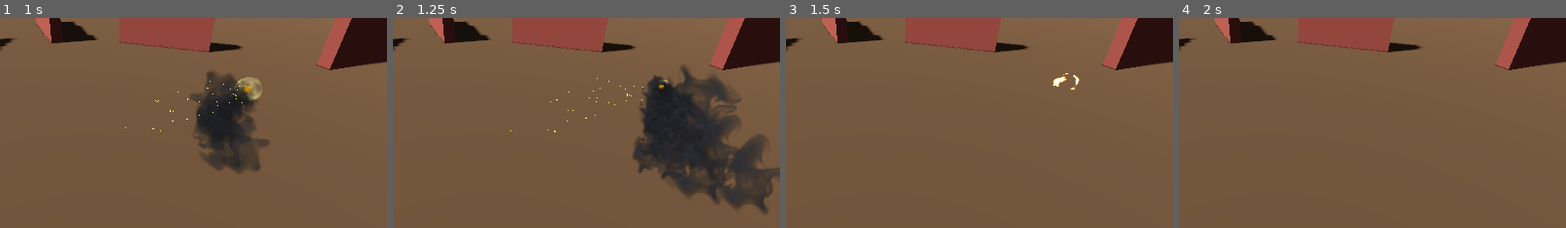
Above: before the commit, frames 1-4 (left to right).
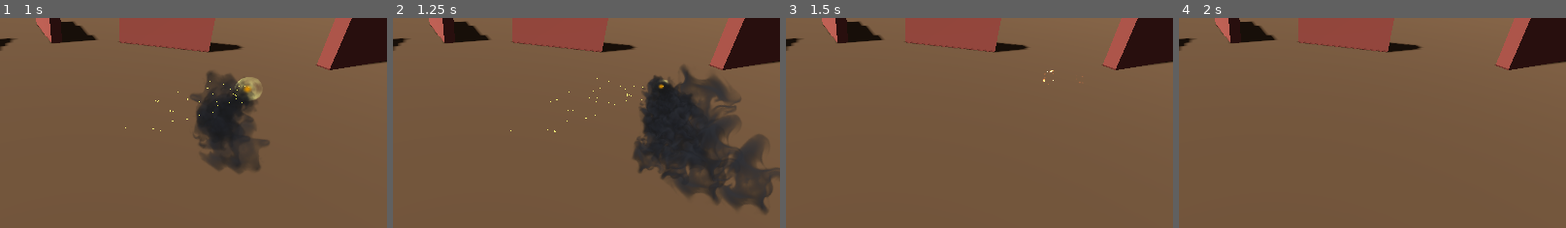
Above: after the commit, the same moments.

Repository: luketchang/elemental
Game: Godot game, scene res://scenes/stone_levitate_vfx.tscn
Two runs of this game, one before a commit and one after it. Both use one fixed random seed, a clock stepped at 60 frames per second and the inputs below.
Inputs (mouse positions are % of the whole screen's width and height, from its top left):
- Up to frame 1 (1 s): tap Enter (ui_accept) at 0.5, 0.77 s; move the mouse to (72, 43) at 0.52 s; hold Up from 0.53 s (still down); tap Tab at 0.6 s; click (72, 43) at 0.67 s
- Up to frame 2 (1.25 s): keep holding Up
- Up to frame 3 (1.5 s): move the mouse to (30, 53) at 1.27 s; release Up at 1.28 s; hold Down from 1.28 s (still down); tap Tab at 1.35 s
- Up to frame 4 (2 s): keep holding Down; tap Enter (ui_accept) at 1.52 s
The pictures show only the part of the screen within x 37-87%, y 27-77%; the shares and areas given below are measured in that part.

Frames 1-2 are identical in both runs. In frame 3, 0.2% of the frame differs, in the area x 66-77%, y 24-35%; in frame 4, nothing differs.

Commit message:
tweaks + cleanup

Diff:
--- a/fire_ring.gdshader
+++ /dev/null
@@ -1,80 +0,0 @@
-shader_type spatial;
-render_mode unshaded, cull_disabled, depth_draw_never;
-
-uniform sampler2D fire_tex : source_color, repeat_enable, filter_linear;
-
-uniform float intensity : hint_range(0.0, 10.0) = 5.0;
-uniform float t : hint_range(0.0, 1.0) = 0.0; // 0->1 over lifetime
-
-// Expansion
-uniform float r_start : hint_range(0.0, 0.3) = 0.05;
-uniform float r_end : hint_range(0.5, 2.0) = 1.2;
-
-// Texture
-uniform float tex_scale : hint_range(0.5, 4.0) = 1.2;
-uniform float rotation_speed : hint_range(0.0, 3.0) = 0.5;
-
-// Breakup
-uniform float breakup_strength : hint_range(0.0, 1.0) = 0.6;
-
-// Color
-uniform vec3 fire_color : source_color = vec3(1.0, 0.25, 0.0);
-uniform vec3 hot_color : source_color = vec3(1.0, 0.95, 0.4);
-
-void fragment() {
-    vec2 p = UV * 2.0 - 1.0;
-    float r = length(p);
-    vec2 dir = normalize(p + 0.0001); // direction from center
-
-    // Current expansion radius
-    float expand_radius = mix(r_start, r_end, t);
-
-    // Rotate texture slowly
-    float angle = TIME * rotation_speed;
-    vec2 rotated = vec2(
-        p.x * cos(angle) - p.y * sin(angle),
-        p.x * sin(angle) + p.y * cos(angle)
-    );
-
-    // Sample texture - pushed outward over time to simulate pieces drifting
-    float outward_push = t * 0.3;
-    vec2 tex_uv = (rotated - dir * outward_push) * tex_scale + 0.5;
-    float fire = texture(fire_tex, tex_uv).r;
-
-    // === SHAPE: Disc that becomes a ring ===
-    // At t=0: solid disc (center_fade = 0)
-    // At t=1: hollow ring (center_fade creates hole)
-    float center_hole_size = t * expand_radius * 0.7; // hole grows with time
-    float inner_edge = smoothstep(center_hole_size - 0.1, center_hole_size + 0.1, r);
-    float outer_edge = 1.0 - smoothstep(expand_radius - 0.08, expand_radius + 0.15, r);
-    float shape = inner_edge * outer_edge;
-
-    // === BREAKUP: Fire chunks that separate ===
-    // Use texture to create distinct chunks
-    // Higher contrast = more distinct pieces
-    float chunk_threshold = t * breakup_strength;
-    float chunks = smoothstep(chunk_threshold - 0.15, chunk_threshold + 0.05, fire);
-
-    // Edges break up more than inner parts
-    float edge_breakup = smoothstep(0.3, 0.9, r / expand_radius);
-    chunks = mix(chunks, chunks * fire, edge_breakup * t);
-
-    // === OVERALL FADE ===
-    float fade = 1.0 - smoothstep(0.75, 1.0, t);
-
-    // === FINAL ALPHA ===
-    float alpha = shape * chunks * fade;
-
-    // === COLOR ===
-    // Hot center (yellow/white), cooler edges (orange/red)
-    float dist_ratio = r / max(expand_radius, 0.01);
-    float heat = (1.0 - dist_ratio * 0.6) * (0.5 + fire * 0.5);
-    heat = clamp(heat, 0.0, 1.0);
-    vec3 col = mix(fire_color, hot_color, heat);
-
-    // Brighten based on fire texture
-    float brightness = 0.5 + fire * 0.7;
-
-    ALBEDO = col * alpha * intensity * brightness;
-    ALPHA = alpha;
-}
--- a/scenes/stone_levitate_controller.gd
+++ b/scenes/stone_levitate_controller.gd
@@ -60,7 +60,7 @@
 
 # Fire impact flipbook
 var fire_impact_shader: Shader
-const FIRE_IMPACT_DURATION: float = 0.4
+const FIRE_IMPACT_DURATION: float = 0.25
 const FIRE_IMPACT_SIZE: float = 3.0
 
 func _ready():
Not shown, removed: fire_ring.gdshader.uid
Not shown: 1 places in flame_ring.tscn that only renumber resources
